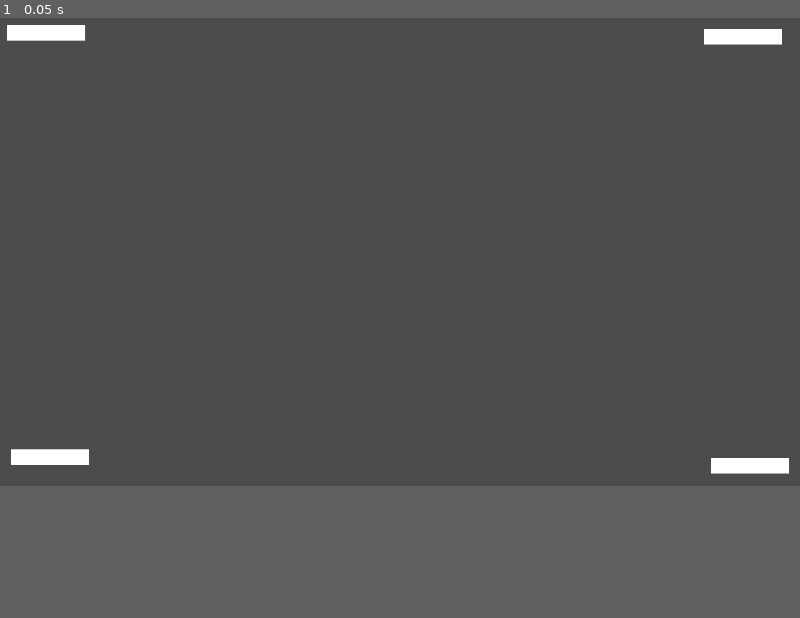
Above: before the commit, frame 1.
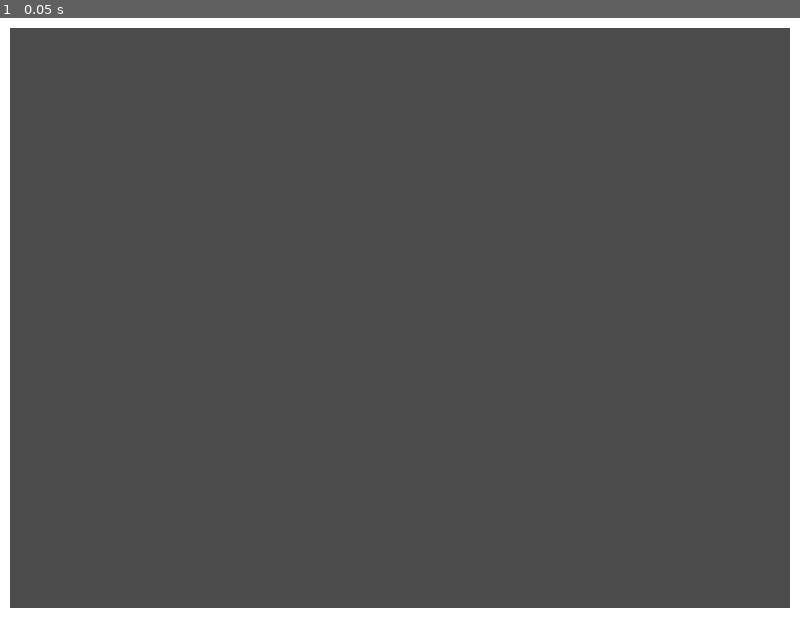
Above: after the commit, the same moment.

Repository: baihakikuncara/arkanoid
Game: Godot game, scene res://Scenes/TestArea.tscn
The game is run twice, just before and just after one commit, with the same random seed, the same clock (stepped at 60 frames per second) and the same inputs.
Inputs:
- Up to frame 1 (0.05 s): no input
In our replay, the window is 800x468 before the commit and 800x600 after it. These sizes can differ from the game's own. Grey fills any space a smaller window leaves; there, only what the larger window draws over its background counts as a difference.

The runs differ from the first frame. In frame 1, 6.7% of the frame differs, in the area x 0-100%, y 0-100%.

Commit message:
-change window size and disable changing during runtime
-adjust wall on TestArea

Diff:
--- a/Scenes/TestArea.tscn
+++ b/Scenes/TestArea.tscn
@@ -4,14 +4,136 @@
 
 [node name="TestArea" type="Node2D"]
 
-[node name="DummyWall4" parent="." instance=ExtResource( 1 )]
-position = Vector2( 951, 24 )
+[node name="Walls" type="Node2D" parent="."]
+__meta__ = {
+"_edit_group_": true,
+"_edit_lock_": true
+}
 
-[node name="DummyWall2" parent="." instance=ExtResource( 1 )]
-position = Vector2( 59, 19 )
+[node name="TopWall" type="Node2D" parent="Walls"]
+__meta__ = {
+"_edit_group_": true
+}
 
-[node name="DummyWall" parent="." instance=ExtResource( 1 )]
-position = Vector2( 64, 563 )
+[node name="DummyWall" parent="Walls/TopWall" instance=ExtResource( 1 )]
 
-[node name="DummyWall3" parent="." instance=ExtResource( 1 )]
-position = Vector2( 960, 574 )
+[node name="DummyWall2" parent="Walls/TopWall" instance=ExtResource( 1 )]
+position = Vector2( 100, 0 )
+
+[node name="DummyWall3" parent="Walls/TopWall" instance=ExtResource( 1 )]
+position = Vector2( 200, 0 )
+
+[node name="DummyWall4" parent="Walls/TopWall" instance=ExtResource( 1 )]
+position = Vector2( 300, 0 )
+
+[node name="DummyWall5" parent="Walls/TopWall" instance=ExtResource( 1 )]
+position = Vector2( 400, 0 )
+
+[node name="DummyWall6" parent="Walls/TopWall" instance=ExtResource( 1 )]
+position = Vector2( 500, 0 )
+
+[node name="DummyWall7" parent="Walls/TopWall" instance=ExtResource( 1 )]
+position = Vector2( 600, 0 )
+
+[node name="DummyWall8" parent="Walls/TopWall" instance=ExtResource( 1 )]
+position = Vector2( 700, 0 )
+
+[node name="DummyWall9" parent="Walls/TopWall" instance=ExtResource( 1 )]
+position = Vector2( 800, 0 )
+
+[node name="LeftWall" type="Node2D" parent="Walls"]
+rotation = 1.5708
+__meta__ = {
+"_edit_group_": true
+}
+
+[node name="DummyWall" parent="Walls/LeftWall" instance=ExtResource( 1 )]
+
+[node name="DummyWall2" parent="Walls/LeftWall" instance=ExtResource( 1 )]
+position = Vector2( 100, 0 )
+
+[node name="DummyWall3" parent="Walls/LeftWall" instance=ExtResource( 1 )]
+position = Vector2( 200, 0 )
+
+[node name="DummyWall4" parent="Walls/LeftWall" instance=ExtResource( 1 )]
+position = Vector2( 300, 0 )
+
+[node name="DummyWall5" parent="Walls/LeftWall" instance=ExtResource( 1 )]
+position = Vector2( 400, 0 )
+
+[node name="DummyWall6" parent="Walls/LeftWall" instance=ExtResource( 1 )]
+position = Vector2( 500, 0 )
+
+[node name="DummyWall7" parent="Walls/LeftWall" instance=ExtResource( 1 )]
+position = Vector2( 600, 0 )
+
+[node name="DummyWall8" parent="Walls/LeftWall" instance=ExtResource( 1 )]
+position = Vector2( 700, 0 )
+
+[node name="DummyWall9" parent="Walls/LeftWall" instance=ExtResource( 1 )]
+position = Vector2( 800, 0 )
+
+[node name="RightWall" type="Node2D" parent="Walls"]
+position = Vector2( 800, 0 )
+rotation = 1.5708
+__meta__ = {
+"_edit_group_": true
+}
+
+[node name="DummyWall" parent="Walls/RightWall" instance=ExtResource( 1 )]
+
+[node name="DummyWall2" parent="Walls/RightWall" instance=ExtResource( 1 )]
+position = Vector2( 100, 0 )
+
+[node name="DummyWall3" parent="Walls/RightWall" instance=ExtResource( 1 )]
+position = Vector2( 200, 0 )
+
+[node name="DummyWall4" parent="Walls/RightWall" instance=ExtResource( 1 )]
+position = Vector2( 300, 0 )
+
+[node name="DummyWall5" parent="Walls/RightWall" instance=ExtResource( 1 )]
+position = Vector2( 400, 0 )
+
+[node name="DummyWall6" parent="Walls/RightWall" instance=ExtResource( 1 )]
+position = Vector2( 500, 0 )
+
+[node name="DummyWall7" parent="Walls/RightWall" instance=ExtResource( 1 )]
+position = Vector2( 600, 0 )
+
+[node name="DummyWall8" parent="Walls/RightWall" instance=ExtResource( 1 )]
+position = Vector2( 700, 0 )
+
+[node name="DummyWall9" parent="Walls/RightWall" instance=ExtResource( 1 )]
+position = Vector2( 800, 0 )
+
+[node name="BottomWall" type="Node2D" parent="Walls"]
+position = Vector2( 0, 600 )
+__meta__ = {
+"_edit_group_": true
+}
+
+[node name="DummyWall" parent="Walls/BottomWall" instance=ExtResource( 1 )]
+
+[node name="DummyWall2" parent="Walls/BottomWall" instance=ExtResource( 1 )]
+position = Vector2( 100, 0 )
+
+[node name="DummyWall3" parent="Walls/BottomWall" instance=ExtResource( 1 )]
+position = Vector2( 200, 0 )
+
+[node name="DummyWall4" parent="Walls/BottomWall" instance=ExtResource( 1 )]
+position = Vector2( 300, 0 )
+
+[node name="DummyWall5" parent="Walls/BottomWall" instance=ExtResource( 1 )]
+position = Vector2( 400, 0 )
+
+[node name="DummyWall6" parent="Walls/BottomWall" instance=ExtResource( 1 )]
+position = Vector2( 500, 0 )
+
+[node name="DummyWall7" parent="Walls/BottomWall" instance=ExtResource( 1 )]
+position = Vector2( 600, 0 )
+
+[node name="DummyWall8" parent="Walls/BottomWall" instance=ExtResource( 1 )]
+position = Vector2( 700, 0 )
+
+[node name="DummyWall9" parent="Walls/BottomWall" instance=ExtResource( 1 )]
+position = Vector2( 800, 0 )
--- a/project.godot
+++ b/project.godot
@@ -14,6 +14,11 @@
 run/main_scene="res://Scenes/TestArea.tscn"
 config/icon="res://icon.png"
 
+[display]
+
+window/size/width=800
+window/size/resizable=false
+
 [gui]
 
 common/drop_mouse_on_gui_input_disabled=true
